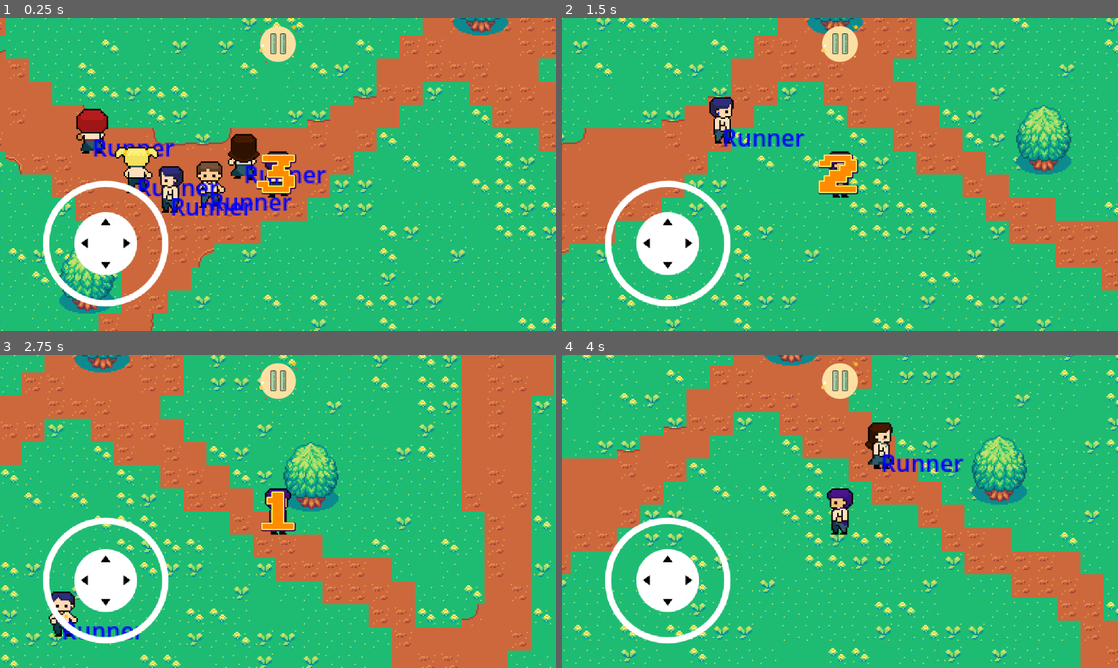
Above: before the commit, frames 1-4 (two rows, left to right).
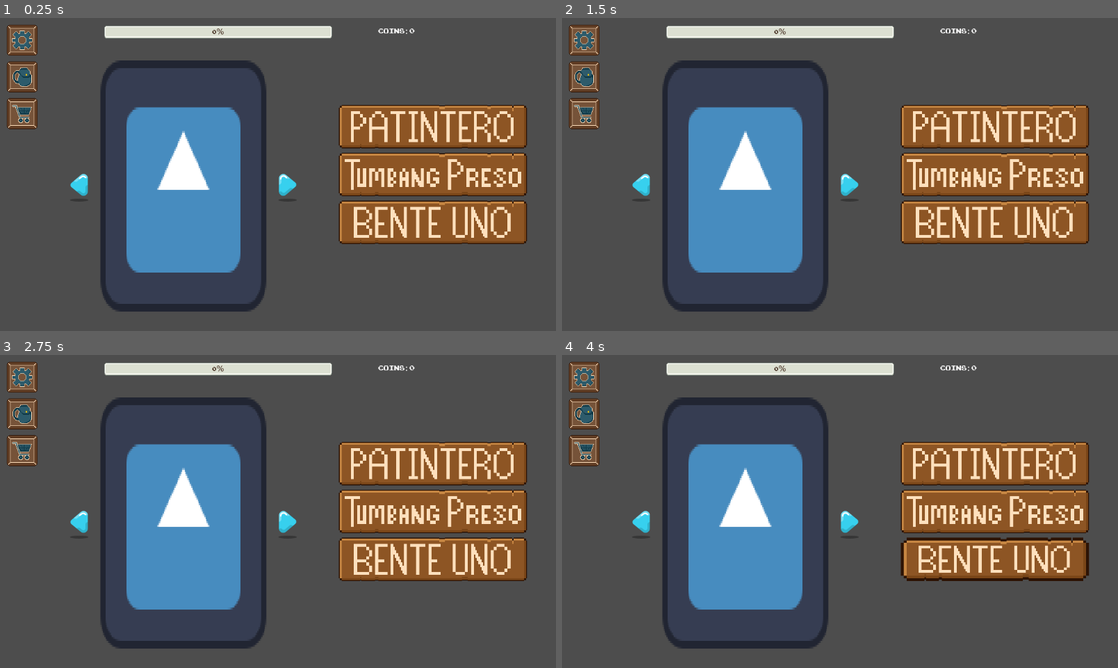
Above: after the commit, the same moments.

Repository: carpathiaaa/KalyeKuwela
Game: Godot game, scene res://Scenes/MainMenu/menu.tscn
Two runs of this game, one before a commit and one after it. Both use one fixed random seed, a clock stepped at 60 frames per second and the inputs below. Before the commit the project starts from res://Scenes/BenteUno/main.tscn. The engine's default icon, where the game draws it, is replaced by a stand-in: a white triangle on a blue panel in a dark square.
Inputs (mouse positions are in pixels of both pictures, inside the frame that each line leads up to):
- Up to frame 1 (0.25 s): no input
- Up to frame 2 (1.5 s): move the mouse to (962, 158) at 0.52 s; hold Right (ui_right) 0.53-1.25 s; click (962, 158) at 0.67 s; drag from (728, 190) to (840, 174) at 1.27 s
- Up to frame 3 (2.75 s): move the mouse to (333, 442) at 2.02 s; hold Right (ui_right) from 2.03 s (still down)
- Up to frame 4 (4 s): release Right (ui_right) at 2.75 s; drag from (812, 574) to (623, 617) at 2.77 s; move the mouse to (1006, 558) at 3.52 s; hold Left (ui_left) from 3.53 s (still down)

The runs differ from the first frame. In frame 1, 100% of the frame differs, in the area x 0-100%, y 0-100%; in frame 2, 100%; in frame 3, 100%; in frame 4, 100%.

Commit message:
Test exports

Diff:
--- a/ProjectRoot/kalyekwela/project.godot
+++ b/ProjectRoot/kalyekwela/project.godot
@@ -11,7 +11,7 @@
 [application]
 
 config/name="KalyeKwela"
-run/main_scene="res://Scenes/BenteUno/main.tscn"
+run/main_scene="res://Scenes/MainMenu/menu.tscn"
 config/features=PackedStringArray("4.3", "Mobile")
 config/icon="res://icon.svg"
 
Not shown, changed: ProjectRoot/kalyekwela/export_presets.cfg
Not shown, added: ProjectRoot/kalyekwela/Tests/KalyeKwelaTest4.apk
Not shown, added: ProjectRoot/kalyekwela/Tests/KalyeKwelaTest4.apk.idsig
